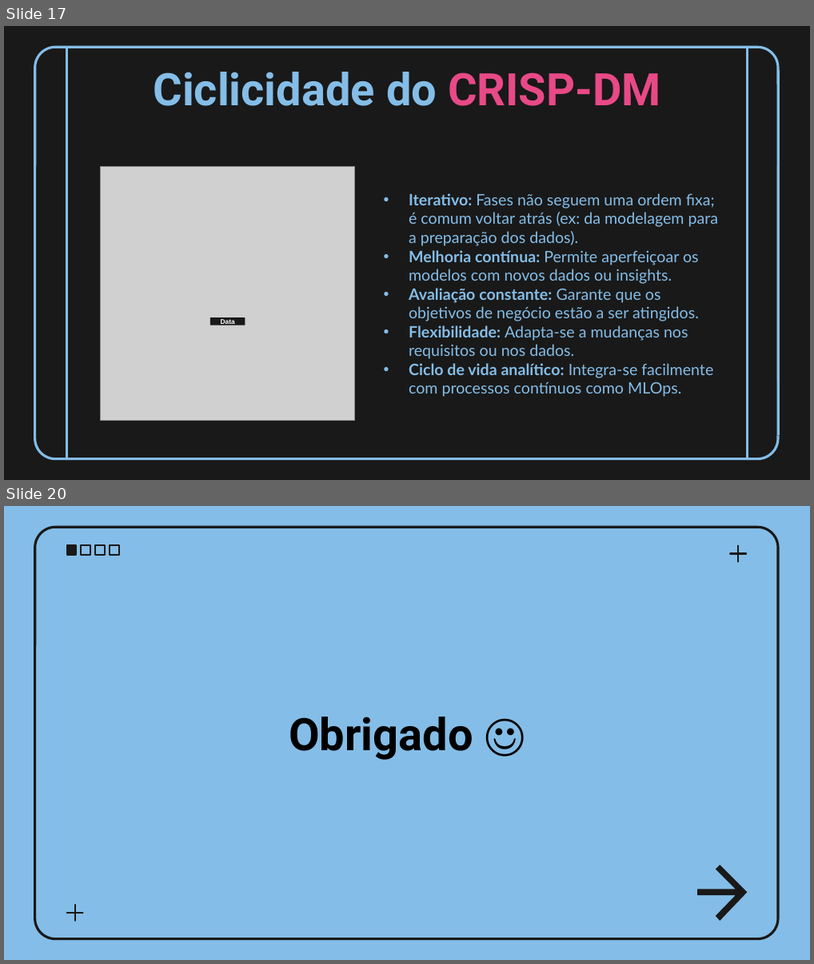
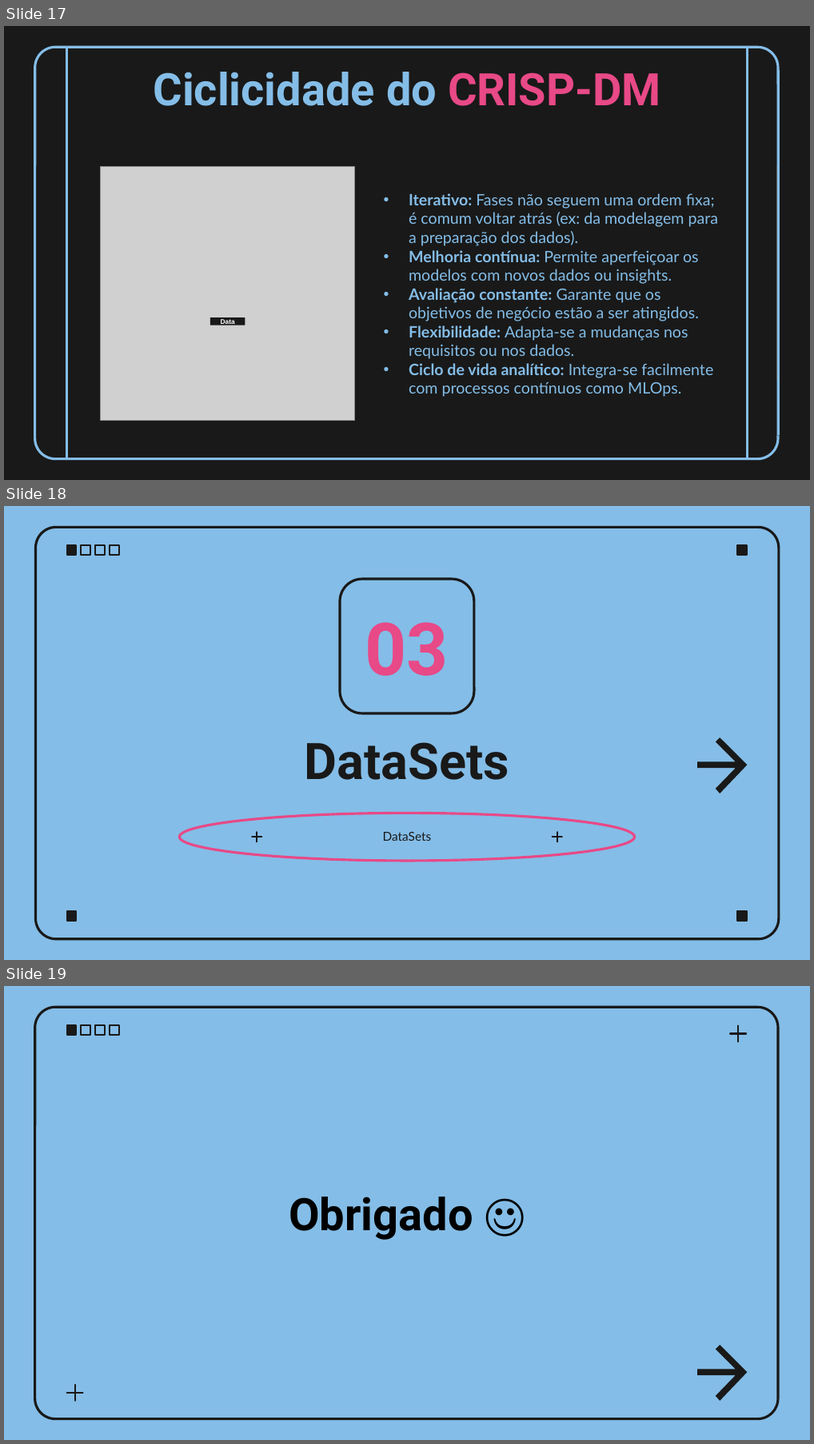
Before and after one commit to Vullkano/python-for-tech-leaders, a slide deck: 5. AI/Slides.pptx. Shown one above the other, each under a label of ours: slides 17 and 20 before the commit, slides 17, 18 and 19 after it; the slides between them are not shown. The pictures are 814x964 and 814x1444 pixels, drawn with LibreOffice and Linux fonts; fonts in the diff are those of the drawing; grey boxes stand for pictures. Boxes give left, top, right and bottom in pixels: in the first picture for what was removed or moved away, otherwise in the second. Text is boxed around its words. In the diff, an @@ line names an element or a change of style, - is before the commit and + after.

```diff
--- a/5. AI/Slides.pptx
+++ b/5. AI/Slides.pptx
@@ slide 18 added at (4, 506, 810, 960), background #84BDE7; not listed: 4 template elements that a slide beside it also shows @@
@@ rounded rectangle added at (35, 527, 779, 938), outline #191919 2.25 pt @@
@@ rectangle added at (738, 545, 747, 555), fill #191919, outline #191919 1.5 pt @@
@@ rounded rectangle added at (340, 579, 475, 713), outline #191919 2.25 pt @@
@@ title added at (366, 622, 449, 676), 65 pt, text #E84987, bold @@
+03
@@ title added at (305, 742, 510, 780), 45 pt, text #191919, bold @@
+DataSets
@@ freeform shape added at (698, 737, 747, 793), fill #191919 @@
@@ ellipse added at (180, 812, 635, 860), outline #E84987 2.25 pt @@
@@ star added at (252, 832, 262, 841), fill #191919, outline #191919 1.5 pt @@
@@ subtitle added at (383, 832, 432, 840), 11 pt, text #191919 @@
+DataSets
@@ star added at (552, 832, 562, 841), fill #191919, outline #191919 1.5 pt @@
@@ rectangle added at (67, 911, 77, 920), fill #191919, outline #191919 1.5 pt @@
@@ rectangle added at (738, 911, 747, 920), fill #191919, outline #191919 1.5 pt @@
@@ what was slide 20 is now slide 19 @@
```
Also in this commit, not shown: 2 slides removed, 9 other files.
